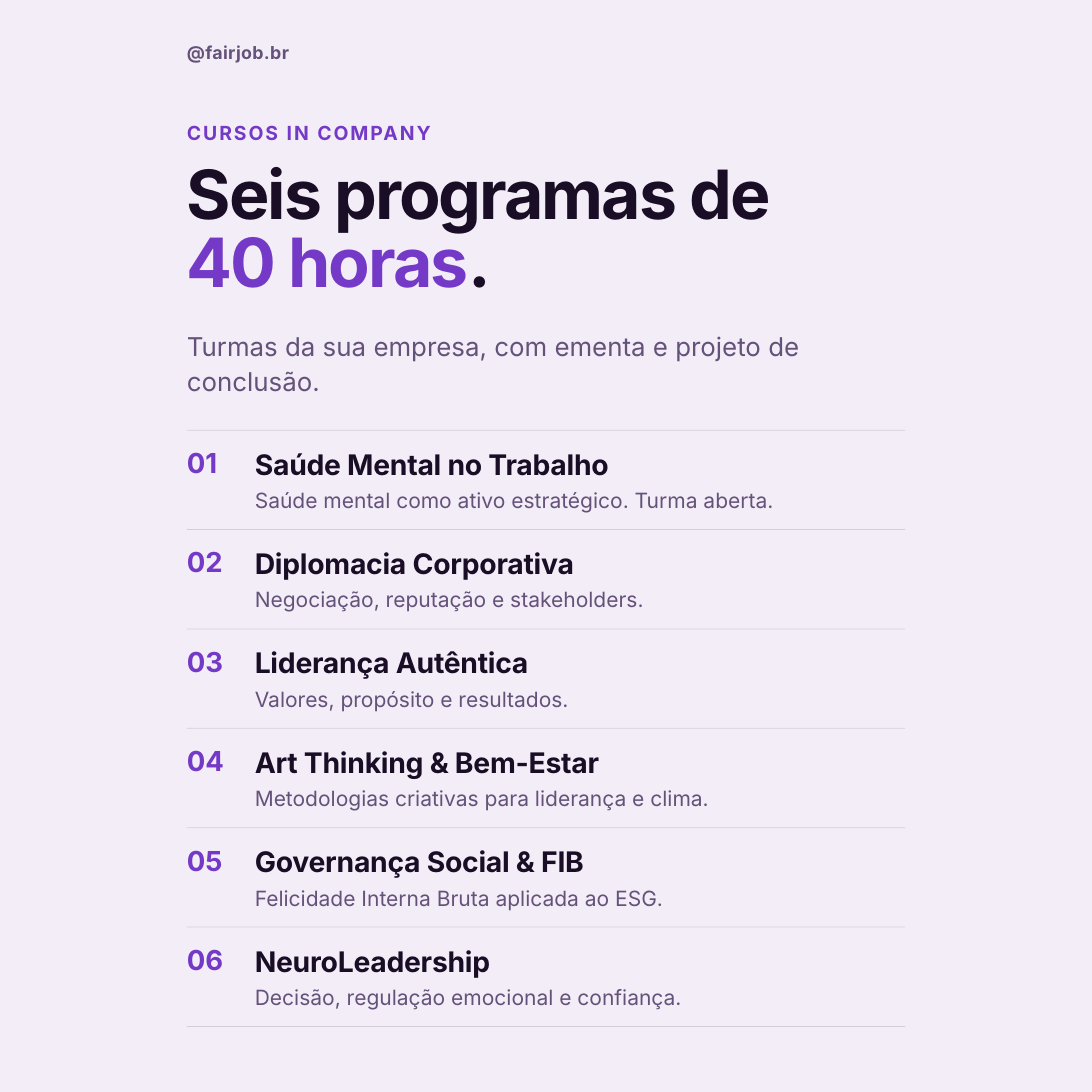
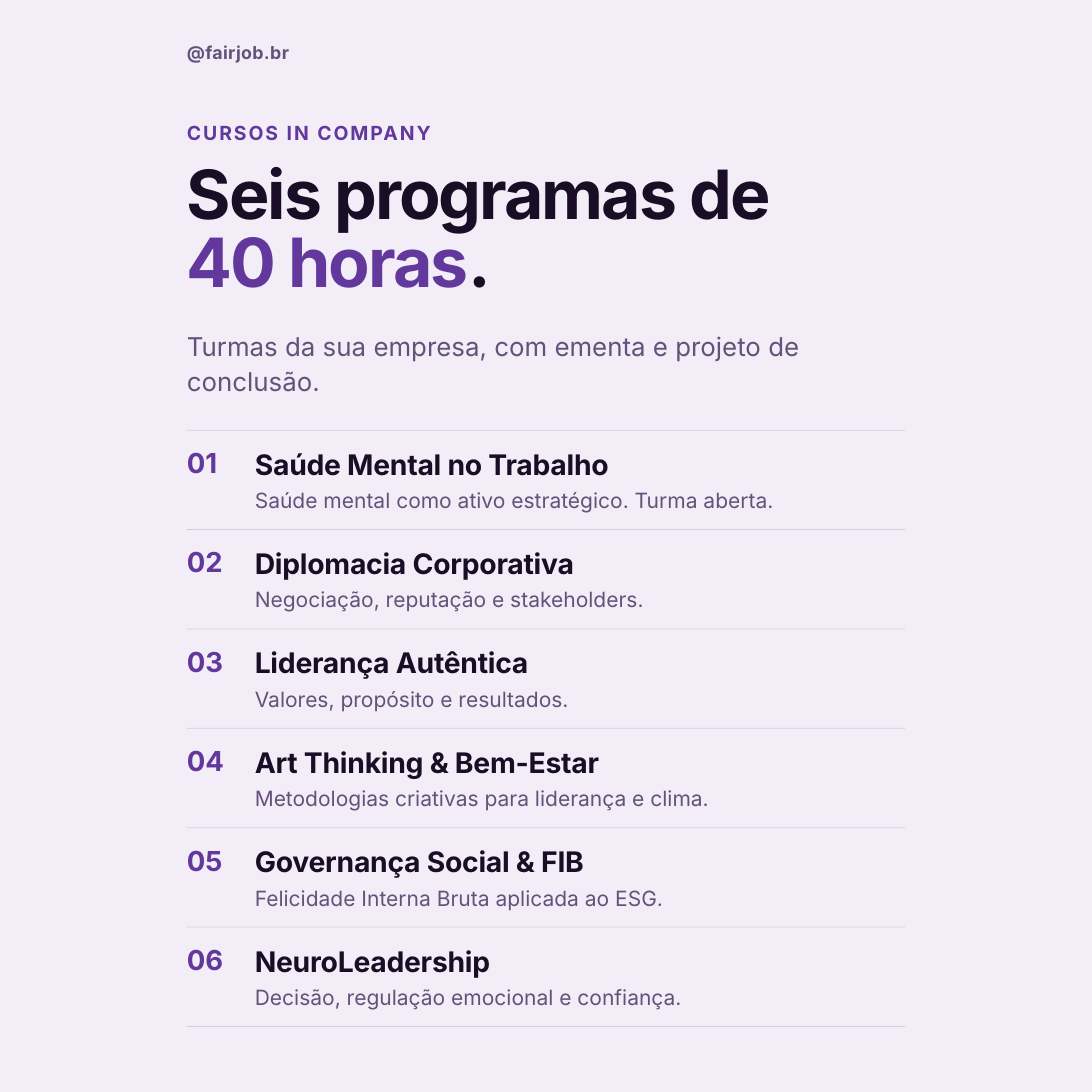
Before and after one commit to nina-rebello/comunicacao-fairjob, a slide deck: slide 4 of posts/06-fairedu/carrossel-5-linkedin-1080.pptx. Drawn at 1092x1092 pixels with LibreOffice and Linux fonts; fonts in the diff are those of the drawing. Boxes give left, top, right and bottom in pixels: in the first picture for what was removed or moved away, otherwise in the second. Text is boxed around its words. In the diff, an @@ line names an element or a change of style, - is before the commit and + after.

```diff
--- a/posts/06-fairedu/carrossel-5-linkedin-1080.pptx
+++ b/posts/06-fairedu/carrossel-5-linkedin-1080.pptx
@@ text "Seis programas de 40 horas." at box(187, 167, 770, 288): text colour #7439C6 to #62389C in "40 horas." @@
@@ text colour #7439C6 to #62389C in 7 elements at box(287, 126, 309, 140), box(187, 452, 217, 474), box(187, 551, 223, 573), box(187, 651, 223, 673), box(187, 750, 224, 772), box(187, 850, 223, 872), box(187, 949, 223, 971) @@
```
Also in this commit, not shown: 3 other slides changed, 1 slide added, 1 slide removed, 14 other files.
